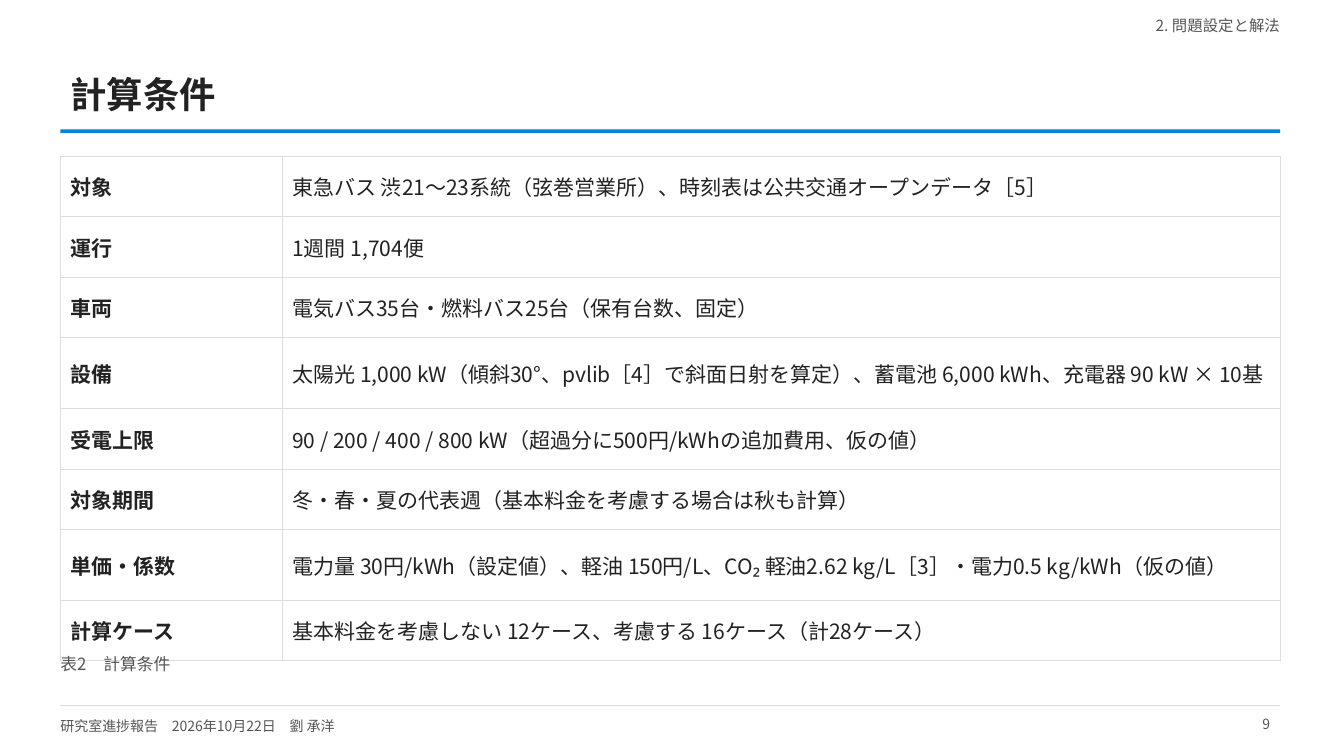
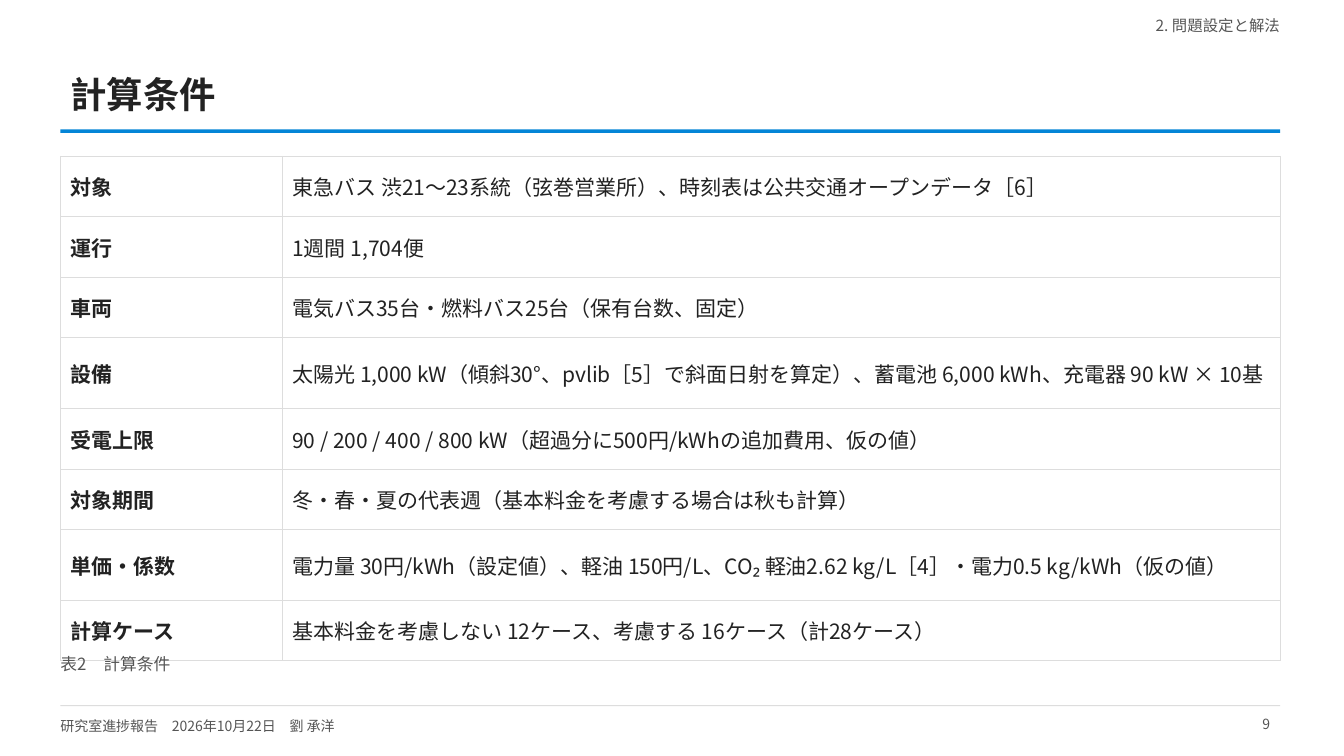
Before and after one commit to CYLIU2003/master-course, a slide deck: slide 9 of outcome/2026-10-22_lab_progress/lab_progress_20261022.pptx. Drawn at 1344x756 pixels with LibreOffice and Linux fonts; fonts in the diff are those of the drawing. Boxes give left, top, right and bottom in pixels: in the first picture for what was removed or moved away, otherwise in the second. Text is boxed around its words. In the diff, an @@ line names an element or a change of style, - is before the commit and + after.

```diff
--- a/outcome/2026-10-22_lab_progress/lab_progress_20261022.pptx
+++ b/outcome/2026-10-22_lab_progress/lab_progress_20261022.pptx
@@ table at [60, 156, 1280, 645] @@
-row 1, column 2: 東急バス 渋21〜23系統（弦巻営業所）、時刻表は公共交通オープンデータ［5］
+row 1, column 2: 東急バス 渋21〜23系統（弦巻営業所）、時刻表は公共交通オープンデータ［6］
-row 4, column 2: 太陽光 1,000 kW（傾斜30°、pvlib［4］で斜面日射を算定）、蓄電池 6,000 kWh、充電器 90 kW × 10基
+row 4, column 2: 太陽光 1,000 kW（傾斜30°、pvlib［5］で斜面日射を算定）、蓄電池 6,000 kWh、充電器 90 kW × 10基
-row 7, column 2: 電力量 30円/kWh（設定値）、軽油 150円/L、CO₂ 軽油2.62 kg/L［3］・電力0.5 kg/kWh（仮の値）
+row 7, column 2: 電力量 30円/kWh（設定値）、軽油 150円/L、CO₂ 軽油2.62 kg/L［4］・電力0.5 kg/kWh（仮の値）
```
Also in this commit, not shown: 5 other slides changed, 3 other files.
